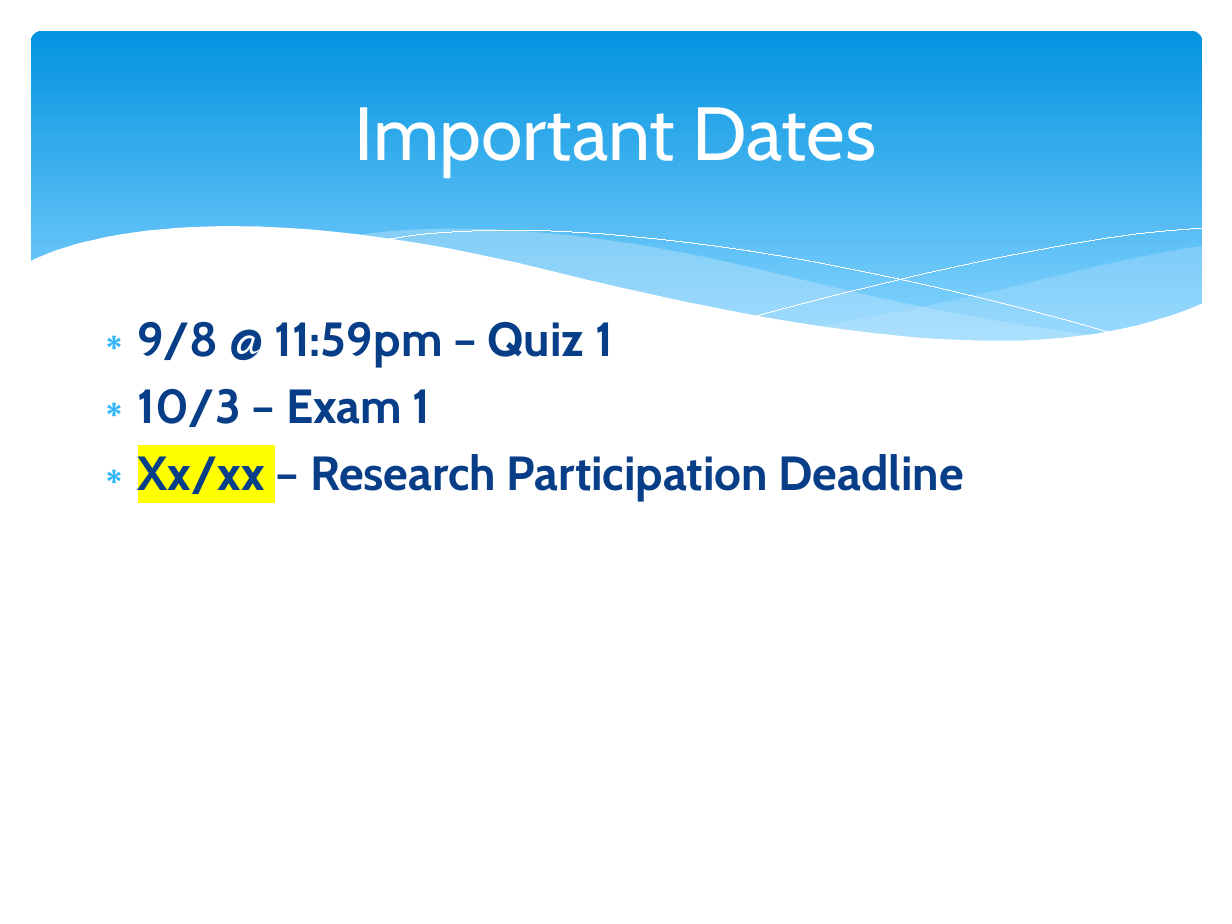
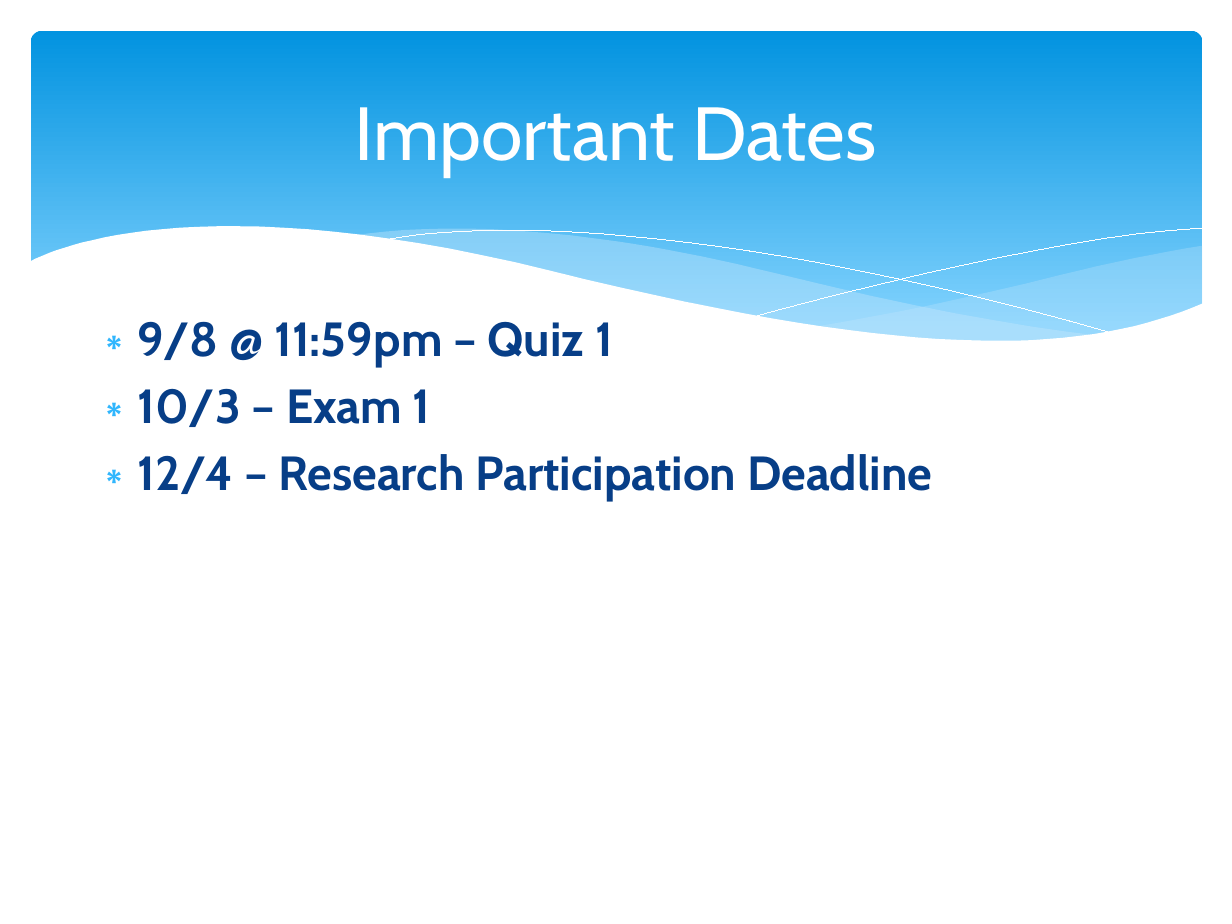
Before and after one commit to npm27/Teaching-Materials, a slide deck: slide 10 of Gen Psych II/Slides/0 Gen Psych II First Day Info.pptx. Drawn at 1232x924 pixels with LibreOffice and Linux fonts; fonts in the diff are those of the drawing. Boxes give left, top, right and bottom in pixels: in the first picture for what was removed or moved away, otherwise in the second. Text is boxed around its words. In the diff, an @@ line names an element or a change of style, - is before the commit and + after.

```diff
--- a/Gen Psych II/Slides/0 Gen Psych II First Day Info.pptx
+++ b/Gen Psych II/Slides/0 Gen Psych II First Day Info.pptx
@@ text at bbox=[138, 454, 932, 502]: text changed @@
-∗ Xx/xx – Research Participation Deadline
+∗ 12/4 – Research Participation Deadline
```
Also in this commit, not shown: 2 other slides changed, 8 other files.
